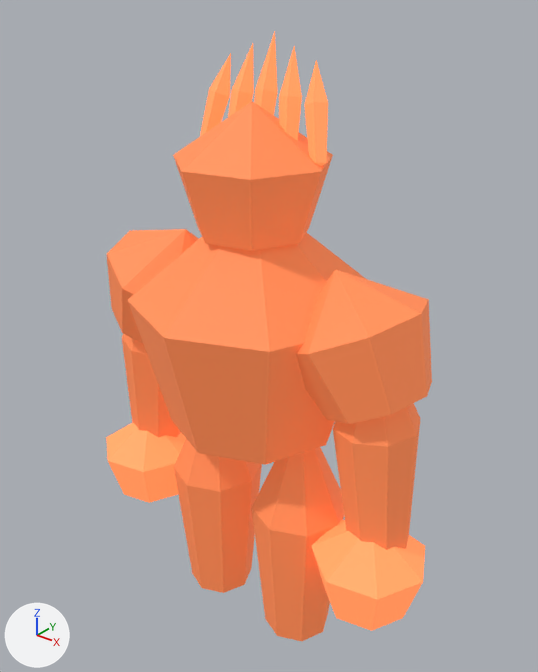
The Blender file assets/models/source/deep-fracture-creature-StoneGuardian-fire.blend as it was, and as the next commit left it.
Rendered twice from a 50 mm camera at (3.56, -4.28, 5.4) aimed at (0.02, 0.15, 2.66). The axes (+X, +Y, +Z) are drawn at lower left. The lights are the same throughout. The first picture is the older version.

Script lines for the objects in view, before the commit:
```python
ob_crown = bpy.data.objects.new('crown', me_crown)
ob_crown.location = (0.03, -0.02, 4.08)
ob_crown_spire1 = bpy.data.objects.new('crown-spire1', me_crown_spire1)
ob_crown_spire1.location = (-0.23, 0.11, 4.53)
ob_fortress_chest = bpy.data.objects.new('fortress-chest', me_fortress_chest)
ob_fortress_chest.location = (0.0, 0.0, 2.89)
ob_gate_leg_left = bpy.data.objects.new('gate-leg-left', me_gate_leg_left)
ob_gate_leg_left.location = (-0.48, 0.0, 0.98)
ob_gate_leg_right = bpy.data.objects.new('gate-leg-right', me_gate_leg_right)
ob_gate_leg_right.location = (0.48, 0.0, 0.98)
ob_pillar_arm_left = bpy.data.objects.new('pillar-arm-left', me_pillar_arm_left)
ob_pillar_arm_left.location = (-1.19, 0.0, 2.13)
ob_pillar_arm_right = bpy.data.objects.new('pillar-arm-right', me_pillar_arm_right)
ob_pillar_arm_right.location = (1.19, 0.0, 2.13)
ob_shoulder_left = bpy.data.objects.new('shoulder-left', me_shoulder_left)
ob_shoulder_left.location = (-1.0, 0.0, 2.92)
ob_shoulder_right = bpy.data.objects.new('shoulder-right', me_shoulder_right)
ob_shoulder_right.location = (1.0, 0.0, 2.92)
# also in view: 'fist-right' at (1.3, -0.12, 1.09); 'crown-spire3' at (0.25, 0.11, 4.53); 'crown-spire2' at (0.01, 0.11, 4.55); 'crown-spire0' at (-0.48, 0.11, 4.52); 'fist-left' at (-1.26, -0.12, 1.09)
```
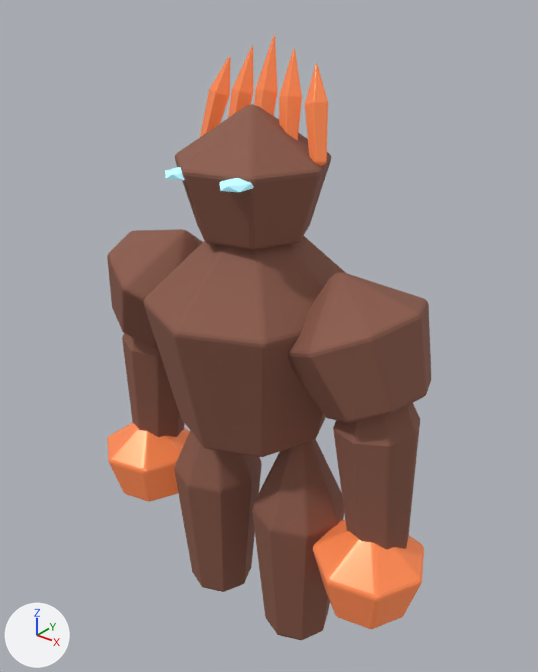
Changed parts and their boxes (x1, y1, x2, y2) in the pictures (538 x 672 px):
'fortress-chest', recoloured, surface changed, mesh rescaled (15% narrower)
    before: (127, 232, 366, 465)
    after: (144, 236, 346, 457)
'shoulder-right', recoloured, surface changed (orange to brown)
    both: (296, 272, 431, 423)
'crown', recoloured, surface changed (orange to brown)
    both: (175, 104, 331, 250)
'gate-leg-right', recoloured, surface changed (orange to brown)
    both: (252, 447, 344, 640)
'gate-leg-left', recoloured, surface changed (orange to brown)
    both: (174, 439, 262, 592)
'pillar-arm-right', recoloured, surface changed (orange to brown)
    both: (333, 404, 420, 550)
'fist-right', surface changed
    both: (313, 520, 424, 629)
'shoulder-left', recoloured, surface changed (orange to brown)
    both: (107, 229, 199, 342)
'fist-left', surface changed
    both: (107, 423, 186, 502)
'pillar-arm-left', recoloured, surface changed (orange to brown)
    both: (122, 334, 181, 437)
'crown-spire4', surface changed
    both: (305, 63, 328, 166)
'crown-spire3', surface changed
    both: (279, 49, 302, 140)
'crown-spire0', surface changed
    both: (200, 56, 231, 136)
'crown-spire2', surface changed
    both: (254, 34, 277, 115)
'crown-spire1', surface changed
    both: (228, 45, 254, 117)
'inset-eye-1', added
    after: (219, 178, 254, 192)
'inset-eye--1', added
    after: (165, 167, 185, 180)

The change, as a diff of the scene's bpy script:
```diff
--- a/assets/models/source/deep-fracture-creature-StoneGuardian-fire.blend.py
+++ b/assets/models/source/deep-fracture-creature-StoneGuardian-fire.blend.py
@@ mat_export_source_001 @@
 mat_export_source_001 = principled_material('export-source.001')
-mat_export_source_001.base_color = (0.95, 0.24, 0.08)  # orange #f98650
+mat_export_source_001.base_color = (0.274, 0.11, 0.0734)  # brown #8f5d4d
 mat_export_source_001.roughness = 0.7
-mat_export_source_001.emission_color = (0.237, 0.06, 0.02)  # brown #864527
-mat_export_source_001.emission_strength = 1.0
@@ mat_export_source_002 @@
 mat_export_source_002.base_color = (0.95, 0.24, 0.08)  # orange #f98650
-mat_export_source_002.roughness = 0.7
+mat_export_source_002.roughness = 0.24
 mat_export_source_002.emission_color = (0.76, 0.192, 0.064)  # orange #e27948
-mat_export_source_002.emission_strength = 1.0
+mat_export_source_002.emission_strength = 0.28
@@ mat_inset_elemental_eyes @@
+mat_inset_elemental_eyes = principled_material('inset-elemental-eyes')
+mat_inset_elemental_eyes.base_color = (0.5, 0.85, 0.9)  # cyan #bcedf3
+mat_inset_elemental_eyes.emission_color = (0.25, 0.65, 0.8)  # cyan #89d3e7
+mat_inset_elemental_eyes.emission_strength = 0.45
@@ me_fortress_chest @@
 # used by ob_fortress_chest; location = (0.0, 0.0, 2.89)
-me_fortress_chest.from_pydata(...)  # 18 vertices, 32 faces; spans x -1.02..1.02, y -1.02..1.02, z -1.03..1.03
+me_fortress_chest.from_pydata(...)  # 18 vertices, 32 faces; spans x -0.88..0.88, y -0.93..0.93, z -1.03..1.03
+# me_fortress_chest part 1: the whole mesh is scaled about its middle by (0.86, 0.91, 1)
 me_fortress_chest.materials.append(mat_export_source_001)
@@ me_icosphere_001 @@
+me_icosphere_001.from_pydata(...)  # an icosphere of 20 faces spanning x -0.111..0.111, y -0.134..0.134, z -0.046..0.046
+me_icosphere_001.materials.append(mat_inset_elemental_eyes)  # cyan #bcedf3, glowing cyan #89d3e7
@@ ob_inset_eye_1 @@
+ob_inset_eye_1 = bpy.data.objects.new('inset-eye-1', me_icosphere_001)
+ob_inset_eye_1.location = (0.29, -0.53, 4.13)
@@ ob_inset_eye__1 @@
+ob_inset_eye__1 = bpy.data.objects.new('inset-eye--1', me_icosphere_001.copy())
+ob_inset_eye__1.location = (-0.23, -0.53, 4.13)
```
